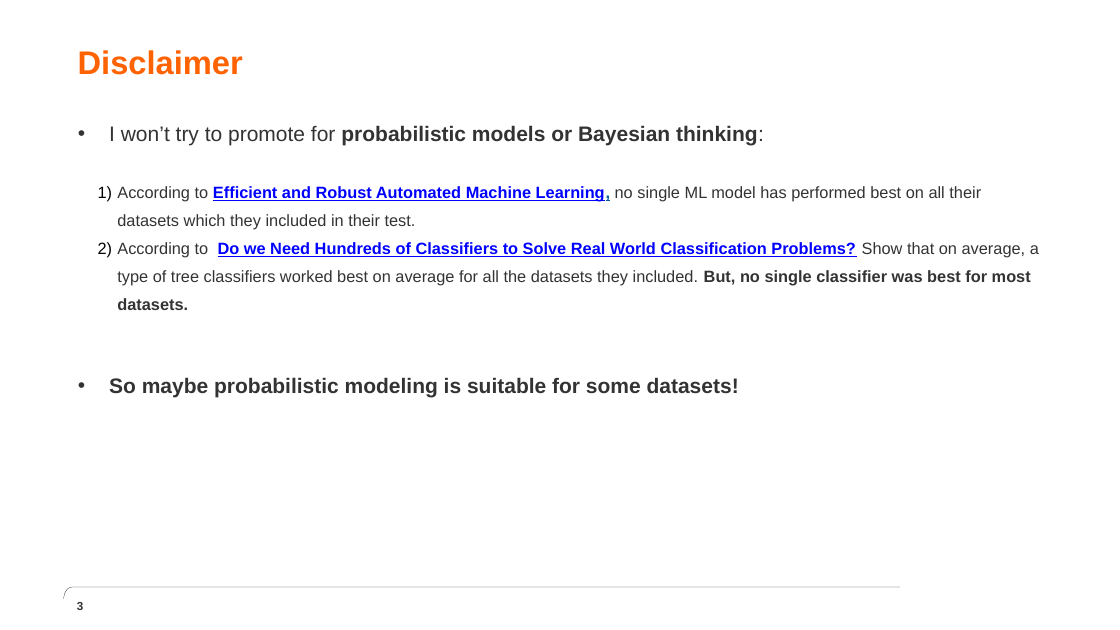
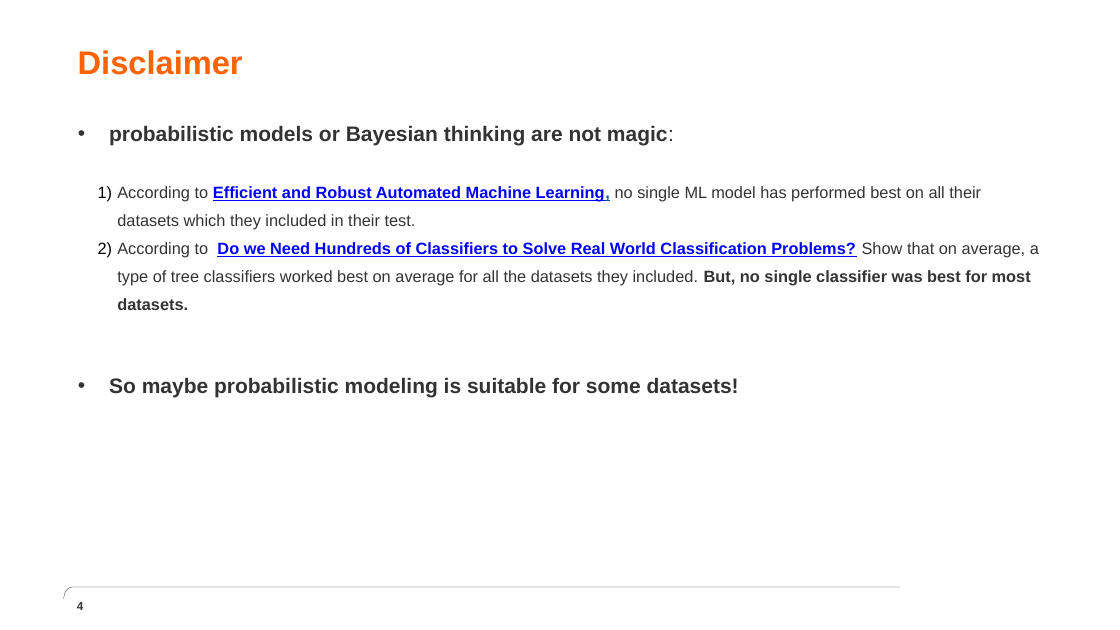
Before and after one commit to nawarhalabi/graphical_modeling, a slide deck: slide 4 of presentation.pptx (slide 3 before the commit). Drawn at 1120x630 pixels with LibreOffice and Linux fonts; fonts in the diff are those of the drawing; background and template pictures are left out. Boxes give left, top, right and bottom in pixels: in the first picture for what was removed or moved away, otherwise in the second. Text is boxed around its words. In the diff, an @@ line names an element or a change of style, - is before the commit and + after.

```diff
--- a/presentation.pptx
+++ b/presentation.pptx
@@ text at (109,125,674,145): text changed @@
-• I won’t try to promote for probabilistic models or Bayesian thinking:
+• probabilistic models or Bayesian thinking are not magic:
@@ page number at (77,602,83,610): text changed @@
-3
+4
```
Also in this commit, not shown: 7 other slides changed, 2 slides added, 1 other file.
